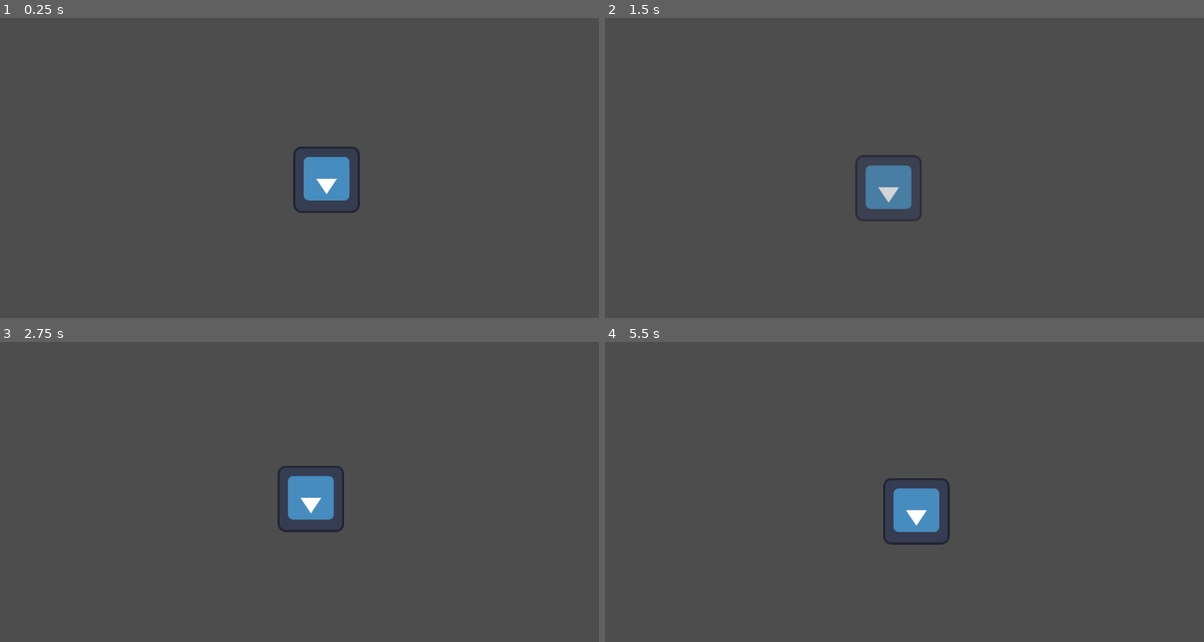
Above: before the commit, frames 1-4 (two rows, left to right).
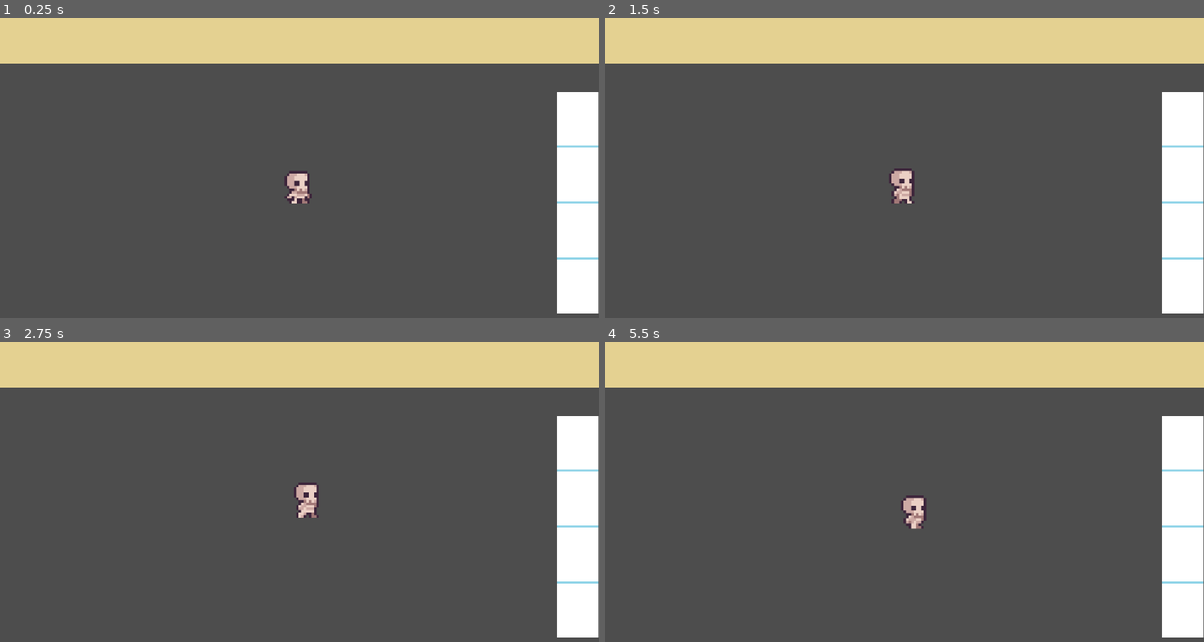
Above: after the commit, the same moments.

Repository: matiasbian/clash-of-code-game
Game: Godot game, scene res://Scenes/Game.tscn
Two runs of this game, one before a commit and one after it. Both use one fixed random seed, a clock stepped at 60 frames per second and the inputs below. The engine's default icon, where the game draws it, is replaced by a stand-in: a white triangle on a blue panel in a dark square.
Inputs (mouse positions are in pixels of both pictures, inside the frame that each line leads up to):
- Up to frame 1 (0.25 s): no input
- Up to frame 2 (1.5 s): move the mouse to (1036, 168) at 0.52 s; press the mouse at (1036, 168) at 0.53 s; move the mouse to (784, 204) at 1.27 s; release the mouse at (784, 204) at 1.28 s; click (784, 204) at 1.35 s
- Up to frame 3 (2.75 s): move the mouse to (359, 435) at 2.02 s; press the mouse at (359, 435) at 2.03 s
- Up to frame 4 (5.5 s): move the mouse to (874, 576) at 2.77 s; release the mouse at (874, 576) at 2.78 s; click (874, 576) at 2.85 s; move the mouse to (1084, 561) at 3.52 s; press the mouse at (1084, 561) at 3.53 s; move the mouse to (724, 459) at 4.27 s; release the mouse at (724, 459) at 4.28 s; click (724, 459) at 4.35 s; move the mouse to (934, 510) at 5.02 s; press the mouse at (934, 510) at 5.03 s

The runs differ from the first frame. In frame 1, 22% of the frame differs, in the area x 0-100%, y 0-99%; in frame 2, 22%; in frame 3, 22%; in frame 4, 22%.
Error in both runs: Invalid access to property or key 'levelNumber' on a base object of type 'Nil'. (res://Scripts/Systems/HttpRequests/LevelObjects/LevelStructure.gd:8)

Commit message:
Start & finish block placeholders | UI mockups

Diff:
--- /dev/null
+++ b/Prefabs/Blocks/Finish.tscn
@@ -0,0 +1,10 @@
+[gd_scene load_steps=2 format=3 uid="uid://c7ghwelayejsg"]
+
+[ext_resource type="Texture2D" uid="uid://cj3bc7iclvokb" path="res://Art/Sprites/SPM_Brick.svg" id="1_317k7"]
+
+[node name="Directional" type="Node2D"]
+
+[node name="Sprite2D" type="Sprite2D" parent="."]
+modulate = Color(1, 0.00392157, 0, 1)
+scale = Vector2(2, 2)
+texture = ExtResource("1_317k7")
--- /dev/null
+++ b/Prefabs/Blocks/Start.tscn
@@ -0,0 +1,10 @@
+[gd_scene load_steps=2 format=3 uid="uid://cpmw24xdmg47p"]
+
+[ext_resource type="Texture2D" uid="uid://cj3bc7iclvokb" path="res://Art/Sprites/SPM_Brick.svg" id="1_otlh8"]
+
+[node name="Directional" type="Node2D"]
+
+[node name="Sprite2D" type="Sprite2D" parent="."]
+modulate = Color(0.521569, 0.694118, 0, 1)
+scale = Vector2(2, 2)
+texture = ExtResource("1_otlh8")
--- /dev/null
+++ b/Prefabs/UI/Commands/BaseCommand.tscn
@@ -0,0 +1,3 @@
+[gd_scene format=3 uid="uid://ca051sex452gn"]
+
+[node name="BaseCommand" type="CanvasLayer"]
--- /dev/null
+++ b/Prefabs/UI/GameUI.tscn
@@ -0,0 +1,7 @@
+[gd_scene format=3 uid="uid://cbpru5fppfqmh"]
+
+[node name="GameUI" type="Node2D"]
+
+[node name="Panel" type="Panel" parent="."]
+offset_right = 120.0
+offset_bottom = 40.0
--- /dev/null
+++ b/Prefabs/UI/UI.tscn
@@ -0,0 +1,62 @@
+[gd_scene format=3 uid="uid://dyqjvi6wj0c75"]
+
+[node name="UI" type="CanvasLayer"]
+
+[node name="Panel" type="Control" parent="."]
+layout_mode = 3
+anchors_preset = 15
+anchor_right = 1.0
+anchor_bottom = 1.0
+grow_horizontal = 2
+grow_vertical = 2
+
+[node name="SelectedCommands" type="MarginContainer" parent="Panel"]
+layout_mode = 1
+anchors_preset = -1
+anchor_right = 1.0
+anchor_bottom = 0.136
+grow_horizontal = 2
+grow_vertical = 2
+
+[node name="ColorRect" type="ColorRect" parent="Panel/SelectedCommands"]
+layout_mode = 2
+color = Color(0.894118, 0.819608, 0.568627, 1)
+
+[node name="AvailableCommands" type="MarginContainer" parent="Panel"]
+layout_mode = 1
+anchors_preset = -1
+anchor_left = 0.93
+anchor_top = 0.22
+anchor_right = 1.0
+anchor_bottom = 0.88
+grow_horizontal = 2
+grow_vertical = 2
+
+[node name="ColorRect" type="ColorRect" parent="Panel/AvailableCommands"]
+layout_mode = 2
+color = Color(0.564706, 0.831373, 0.909804, 1)
+
+[node name="VBoxContainer" type="VBoxContainer" parent="Panel/AvailableCommands/ColorRect"]
+layout_mode = 1
+anchors_preset = 15
+anchor_right = 1.0
+anchor_bottom = 1.0
+grow_horizontal = 2
+grow_vertical = 2
+alignment = 1
+
+[node name="ColorRect" type="ColorRect" parent="Panel/AvailableCommands/ColorRect/VBoxContainer"]
+layout_mode = 2
+size_flags_vertical = 3
+
+[node name="ColorRect2" type="ColorRect" parent="Panel/AvailableCommands/ColorRect/VBoxContainer"]
+layout_mode = 2
+size_flags_vertical = 3
+
+[node name="ColorRect3" type="ColorRect" parent="Panel/AvailableCommands/ColorRect/VBoxContainer"]
+layout_mode = 2
+size_flags_vertical = 3
+
+[node name="ColorRect4" type="ColorRect" parent="Panel/AvailableCommands/ColorRect/VBoxContainer"]
+layout_mode = 2
+size_flags_vertical = 3
--- a/Scenes/Game.tscn
+++ b/Scenes/Game.tscn
@@ -1,25 +1,36 @@
-[gd_scene load_steps=9 format=3 uid="uid://d42e7kapykg3"]
+[gd_scene load_steps=20 format=3 uid="uid://d42e7kapykg3"]
 
 [ext_resource type="Script" path="res://Scripts/Gameplay/Spawner.gd" id="1_oadcw"]
 [ext_resource type="PackedScene" uid="uid://cyxcy3y3y1m24" path="res://Prefabs/Blocks/Directional.tscn" id="1_ockic"]
-[ext_resource type="Texture2D" uid="uid://dsp8a00cuuxeh" path="res://icon.svg" id="2_d3viv"]
+[ext_resource type="PackedScene" uid="uid://cpmw24xdmg47p" path="res://Prefabs/Blocks/Start.tscn" id="3_mgr7x"]
 [ext_resource type="Script" path="res://Scripts/Gameplay/Character/Character.gd" id="3_wnj35"]
+[ext_resource type="Texture2D" uid="uid://buowtpk7bhudl" path="res://Art/Sprites/skeleton/idle_right (1).png" id="4_55h5m"]
+[ext_resource type="PackedScene" uid="uid://c7ghwelayejsg" path="res://Prefabs/Blocks/Finish.tscn" id="4_kvv7v"]
+[ext_resource type="Texture2D" uid="uid://op1lrn4qis7p" path="res://Art/Sprites/skeleton/walk_right (1).png" id="5_4i1pl"]
 [ext_resource type="Script" path="res://Scripts/Systems/HttpRequests/HtppNode.gd" id="5_lc7op"]
+[ext_resource type="Texture2D" uid="uid://qda5no1crp6x" path="res://Art/Sprites/skeleton/walk_right (2).png" id="6_uqvkh"]
+[ext_resource type="Texture2D" uid="uid://uelgl1tgjv3r" path="res://Art/Sprites/skeleton/walk_right (3).png" id="7_4662c"]
+[ext_resource type="Texture2D" uid="uid://bdvor6novyycr" path="res://Art/Sprites/skeleton/walk_right (4).png" id="8_xdpwu"]
+[ext_resource type="Texture2D" uid="uid://mrwjt2fitmhf" path="res://Art/Sprites/skeleton/idle_right (2).png" id="9_lpn2f"]
+[ext_resource type="Texture2D" uid="uid://bqoer6wdg1d57" path="res://Art/Sprites/skeleton/idle_right (3).png" id="10_d7i7p"]
+[ext_resource type="Texture2D" uid="uid://cblq7v1esaukt" path="res://Art/Sprites/skeleton/idle_right (4).png" id="11_ygk4g"]
+[ext_resource type="PackedScene" uid="uid://dyqjvi6wj0c75" path="res://Prefabs/UI/UI.tscn" id="15_k82cg"]
 
 [sub_resource type="Animation" id="Animation_48y8k"]
 resource_name = "Moving"
 loop_mode = 1
+step = 0.25
 tracks/0/type = "value"
 tracks/0/imported = false
 tracks/0/enabled = true
-tracks/0/path = NodePath("Sprite2D:modulate")
+tracks/0/path = NodePath("Sprite2D:texture")
 tracks/0/interp = 1
 tracks/0/loop_wrap = true
 tracks/0/keys = {
-"times": PackedFloat32Array(0, 0.5, 1),
-"transitions": PackedFloat32Array(1, 1, 1),
-"update": 0,
-"values": [Color(1, 1, 1, 1), Color(1, 1, 1, 0), Color(1, 1, 1, 1)]
+"times": PackedFloat32Array(0, 0.25, 0.5, 0.75),
+"transitions": PackedFloat32Array(1, 1, 1, 1),
+"update": 1,
+"values": [ExtResource("5_4i1pl"), ExtResource("6_uqvkh"), ExtResource("7_4662c"), ExtResource("8_xdpwu")]
 }
 
 [sub_resource type="Animation" id="Animation_i2dpj"]
@@ -27,18 +38,36 @@
 tracks/0/type = "value"
 tracks/0/imported = false
 tracks/0/enabled = true
-tracks/0/path = NodePath("Sprite2D:modulate")
+tracks/0/path = NodePath("Sprite2D:texture")
 tracks/0/interp = 1
 tracks/0/loop_wrap = true
 tracks/0/keys = {
 "times": PackedFloat32Array(0),
 "transitions": PackedFloat32Array(1),
-"update": 0,
-"values": [Color(1, 1, 1, 1)]
+"update": 1,
+"values": [ExtResource("4_55h5m")]
+}
+
+[sub_resource type="Animation" id="Animation_oanx0"]
+resource_name = "Idle"
+loop_mode = 1
+step = 0.25
+tracks/0/type = "value"
+tracks/0/imported = false
+tracks/0/enabled = true
+tracks/0/path = NodePath("Sprite2D:texture")
+tracks/0/interp = 1
+tracks/0/loop_wrap = true
+tracks/0/keys = {
+"times": PackedFloat32Array(0, 0.25, 0.5, 0.75),
+"transitions": PackedFloat32Array(1, 1, 1, 1),
+"update": 1,
+"values": [ExtResource("4_55h5m"), ExtResource("9_lpn2f"), ExtResource("10_d7i7p"), ExtResource("11_ygk4g")]
 }
 
 [sub_resource type="AnimationLibrary" id="AnimationLibrary_my2ed"]
 _data = {
+"Idle": SubResource("Animation_oanx0"),
 "Moving": SubResource("Animation_48y8k"),
 "RESET": SubResource("Animation_i2dpj")
 }
@@ -47,7 +76,9 @@
 
 [node name="Blocks" type="Node2D" parent="." node_paths=PackedStringArray("httpReq")]
 script = ExtResource("1_oadcw")
-prefab = ExtResource("1_ockic")
+dirPrefab = ExtResource("1_ockic")
+startPrefab = ExtResource("3_mgr7x")
+finishPrefab = ExtResource("4_kvv7v")
 httpReq = NodePath("../HttpRequests")
 
 [node name="Directional" parent="Blocks" instance=ExtResource("1_ockic")]
@@ -57,17 +88,20 @@
 visible = false
 position = Vector2(131, 0)
 
+[node name="Directional4" parent="Blocks" instance=ExtResource("1_ockic")]
+visible = false
+position = Vector2(131, 0)
+
 [node name="Directional3" parent="Blocks" instance=ExtResource("1_ockic")]
 visible = false
 position = Vector2(261, 0)
 
 [node name="CharacterBody2D" type="CharacterBody2D" parent="."]
-position = Vector2(153, 80)
 script = ExtResource("3_wnj35")
 
 [node name="Sprite2D" type="Sprite2D" parent="CharacterBody2D"]
-texture = ExtResource("2_d3viv")
-flip_v = true
+scale = Vector2(4.875, 4.875)
+texture = ExtResource("4_55h5m")
 
 [node name="AnimationPlayer" type="AnimationPlayer" parent="CharacterBody2D"]
 libraries = {
@@ -79,3 +113,5 @@
 
 [node name="HttpRequests" type="Node2D" parent="."]
 script = ExtResource("5_lc7op")
+
+[node name="UI" parent="." instance=ExtResource("15_k82cg")]
--- a/Scripts/Gameplay/Character/Character.gd
+++ b/Scripts/Gameplay/Character/Character.gd
@@ -1,13 +1,18 @@
 extends CharacterBody2D
 
-@export var speed = 400
+@export var speed = 150
+
+#consts
+const MOVE_ANIM = "Moving"
+const IDLE_ANIM = "Idle"
 
 #components
 var anim
 
-var target = Vector2(500,0)
+var target = Vector2(0,0)
 
 func _ready():
+	target = position
 	anim = get_node("AnimationPlayer")
 
 func _input(event):
@@ -24,8 +29,9 @@
 	if position.distance_to(target) > 5:
 		move_and_slide()
 	else:
-		anim.stop()
+		anim.play(IDLE_ANIM)
 
 func movePlayerToPos(pos):
+	anim.stop()
 	anim.play("Moving")
 	target = pos
--- a/Scripts/Gameplay/Spawner.gd
+++ b/Scripts/Gameplay/Spawner.gd
@@ -1,6 +1,8 @@
 class_name Spawner extends Node2D
 
-@export var prefab = Resource.new()
+@export var dirPrefab = Resource.new()
+@export var startPrefab = Resource.new()
+@export var finishPrefab = Resource.new()
 @export var httpReq = HTTP_REQUESTS.new()
 
 var level:LevelStructure
@@ -11,15 +13,23 @@
 
 
 func instantiateLevel(data):
+	print("Data retrieved")
+	print(data)
 	level = LevelStructure.new(data)
 
 	var i = 0
 	for step in level.stepsList.steps:
-		if (step.dir == MovementBlock.Directions.Right):
-			InstantiateDirBlock(i)
+		#TODO: Replace this with real blocks selection
+		if (step is MovementBlock && step.dir == MovementBlock.Directions.Right):
+			_instantiateBlock(i, dirPrefab)
+		elif step is StartBlock:
+			_instantiateBlock(i, startPrefab)
+		elif step is FinishBlock:
+			_instantiateBlock(i, finishPrefab)
 		i += 1
 
-func InstantiateDirBlock (multiplier):
-	var inst = prefab.instantiate()
+
+func _instantiateBlock (multiplier, block):
+	var inst = block.instantiate()
 	add_child(inst)
 	inst.position = Vector2(multiplier * 131, 0)
--- /dev/null
+++ b/Scripts/Systems/HttpRequests/LevelObjects/FinishBlock.gd
@@ -0,0 +1,22 @@
+class_name FinishBlock extends Node
+
+var dir:MovementBlock.Directions
+
+func _init(block):
+	var direc:String = block["dir"]
+	match direc:
+		"Forward":
+			dir = MovementBlock.Directions.Right
+		"Back":
+			dir = MovementBlock.Directions.Left
+		_:
+			dir = MovementBlock.Directions.Left
+
+# Called when the node enters the scene tree for the first time.
+func _ready():
+	pass # Replace with function body.
+
+
+# Called every frame. 'delta' is the elapsed time since the previous frame.
+func _process(delta):
+	pass
--- /dev/null
+++ b/Scripts/Systems/HttpRequests/LevelObjects/StartBlock.gd
@@ -0,0 +1,14 @@
+class_name StartBlock extends Node
+
+
+func _init(data):
+	pass
+
+# Called when the node enters the scene tree for the first time.
+func _ready():
+	pass # Replace with function body.
+
+
+# Called every frame. 'delta' is the elapsed time since the previous frame.
+func _process(delta):
+	pass
--- a/Scripts/Systems/HttpRequests/LevelObjects/StepStructure.gd
+++ b/Scripts/Systems/HttpRequests/LevelObjects/StepStructure.gd
@@ -5,9 +5,14 @@
 	for elem in dataToParse.elements:
 		var val = get_element(elem)
 		steps.push_front(val)
-	print(steps[0].dir)
 
 func get_element(elem):
+	print("elem")
+	print(elem)
 	var key = elem.keys()[0]
 	if key == "movement":
-		return MovementBlock.new(elem["movement"])
+		return MovementBlock.new(elem[key])
+	elif key == "start":
+		return StartBlock.new(elem[key])
+	elif key == "finish":
+		return FinishBlock.new(elem[key])
--- a/project.godot
+++ b/project.godot
@@ -25,5 +25,6 @@
 
 [rendering]
 
+textures/canvas_textures/default_texture_filter=0
 renderer/rendering_method="gl_compatibility"
 renderer/rendering_method.mobile="gl_compatibility"
Binary file added: Art/Sprites/skeleton/idle_right (1).png
Not shown, added: Art/Sprites/skeleton/idle_right (1).png.import
Binary file added: Art/Sprites/skeleton/idle_right (2).png
Not shown, added: Art/Sprites/skeleton/idle_right (2).png.import
Binary file added: Art/Sprites/skeleton/idle_right (3).png
Not shown, added: Art/Sprites/skeleton/idle_right (3).png.import
Binary file added: Art/Sprites/skeleton/idle_right (4).png
Not shown, added: Art/Sprites/skeleton/idle_right (4).png.import
Binary file added: Art/Sprites/skeleton/walk_right (1).png
Not shown, added: Art/Sprites/skeleton/walk_right (1).png.import
Binary file added: Art/Sprites/skeleton/walk_right (2).png
Not shown, added: Art/Sprites/skeleton/walk_right (2).png.import
(and 8 more such lines)
